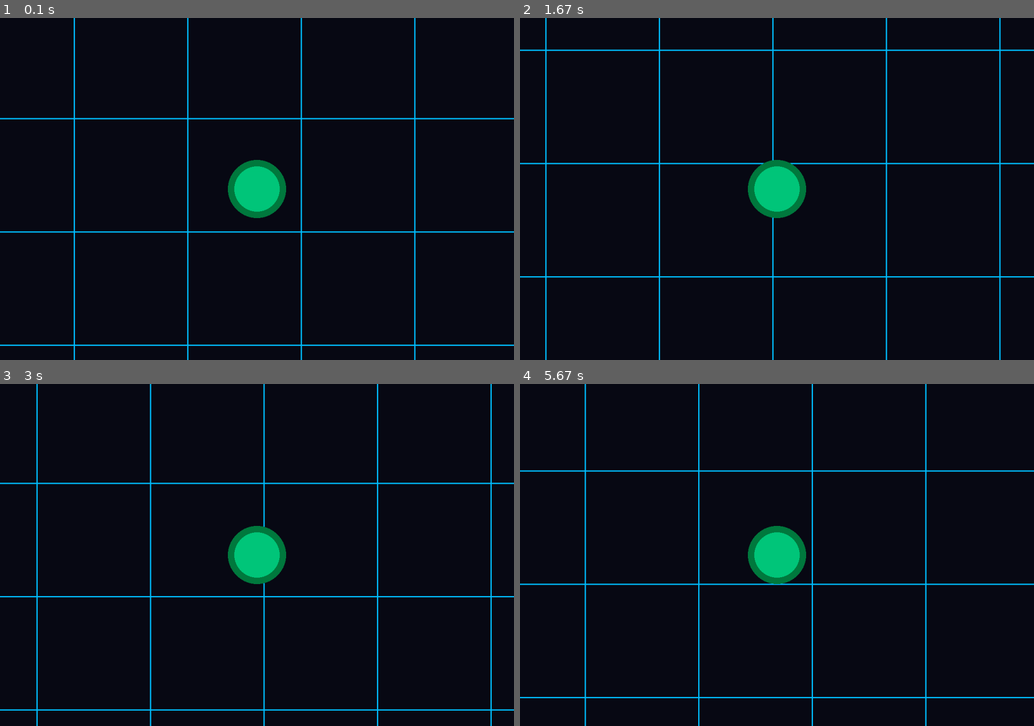
Above: before the commit, frames 1-4 (two rows, left to right).
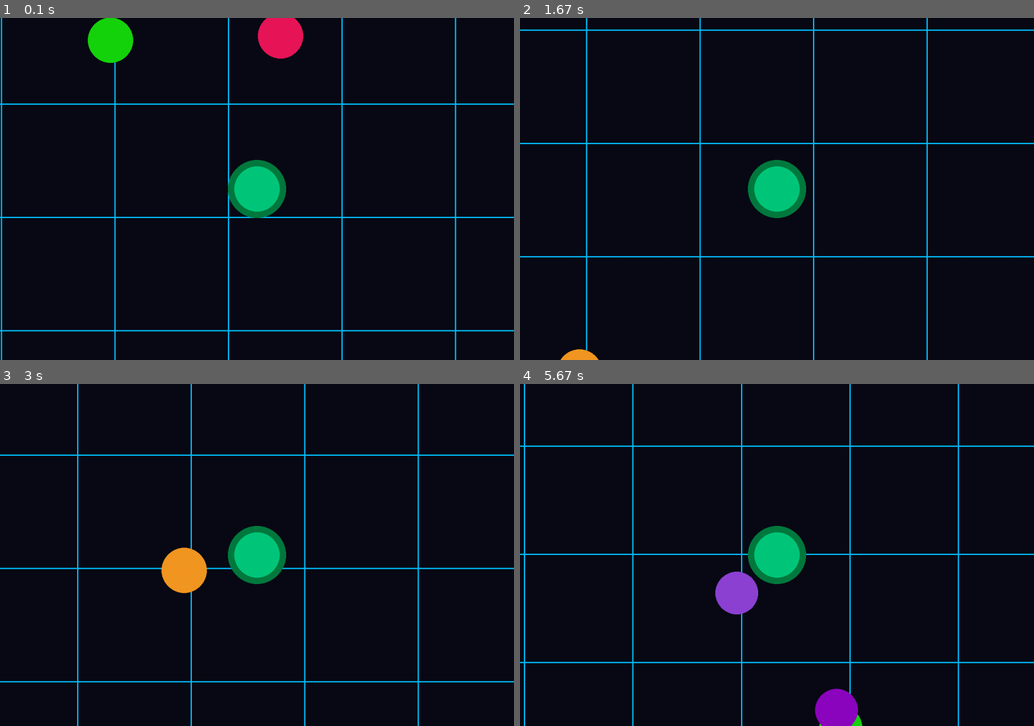
Above: after the commit, the same moments.

Repository: bygaga993/pygame_project
Game: pygame game, started from main.py
Same seed, same stepped clock (60 frames per second), same inputs: the game is played once before the commit and once after it.
Inputs (mouse positions are in pixels of both pictures, inside the frame that each line leads up to):
- Up to frame 1 (0.1 s): no input
- Up to frame 2 (1.67 s): click (777, 189) at 0.38 s; click (828, 264) at 0.72 s; click (967, 308) at 1.05 s; click (653, 120) at 1.38 s
- Up to frame 3 (3 s): click (257, 596) at 1.72 s; click (185, 483) at 2.05 s; click (436, 643) at 2.38 s; click (87, 589) at 2.72 s
- Up to frame 4 (5.67 s): click (627, 486) at 3.05 s; click (653, 616) at 3.38 s; click (962, 633) at 3.72 s; click (884, 510) at 4.05 s; click (617, 575) at 4.38 s; click (807, 650) at 4.72 s; click (869, 667) at 5.05 s; click (679, 637) at 5.38 s

The runs differ from the first frame. In frame 1, 7.6% of the frame differs, in the area x 0-100%, y 0-100%; in frame 2, 6.0%; in frame 3, 6.6%; in frame 4, 7.3%.

Commit message:
add class cell

Diff:
--- a/main.py
+++ b/main.py
@@ -3,8 +3,8 @@
 import random as rnd
 
 WIDTH, HEIGHT = 1200, 800  # Размеры игрового окна
-WIDTH_ZONE, HEIGHT_ZONE = 1200, 800  # Размеры игрового поля
-FPS = 60  # Количествo кадров в секунду
+WIDTH_ZONE, HEIGHT_ZONE = 3000, 3000  # Размеры игрового поля
+FPS = 60  # Количество кадров в секунду
 
 # Инициализирование pygame
 pygame.init()
@@ -13,6 +13,11 @@
 pygame.display.set_caption("My Game")
 clock = pygame.time.Clock()
 
+# Шрифт текста
+type_font = 'Verdana.ttf'
+font = pygame.font.SysFont(type_font, 24, True)
+big_font = pygame.font.SysFont(type_font, 28, True)
+
 
 class Painter:
     # Класс, который объединяет все объекты и отрисовывает их
@@ -39,15 +44,26 @@
         self.is_running = False
         self.pause_menu = False
 
+    @classmethod
+    def get_distance(cls, bac1, bac2):
+        # Возвращает дистанцию между двумя точками
+        dist_x = abs(bac1[0] - bac2[0])
+        dist_y = abs(bac1[1] - bac2[1])
+        return (dist_x ** 2 + dist_y ** 2) ** 0.5
+
+    @classmethod
+    def drawtext(cls, message, pos, color=(255, 255, 255)):
+        # Выводит текст заданного цвета
+        screen.blit(font.render(message, True, color), pos)
+
     def start(self):
         # Запускает игру
-
-        global camera
+        global camera, game
         self.is_running = True
         painter = Painter()
         painter.add(grid)
+        painter.add(cells)
         painter.add(bacterium)
-
         while self.is_running:
             clock.tick(FPS)
             events = pygame.event.get()
@@ -63,7 +79,7 @@
                     quit()
 
             bacterium.move()
-
+            bacterium.collision_check(cells.cell_list)
             if camera is not None:
                 camera.update(bacterium)
 
@@ -133,6 +149,14 @@
         self.color = "#00c77b"
         self.outline_color = "#007a3f"
         self.poison = False
+
+    def collision_check(self, foods):
+        # Проверяет все клетки, если игрок может съесть клетку, то удаляет её и у клетки вызывает метод действия.
+        for food in foods:
+            if Game().get_distance([food.x, food.y], [self.x, self.y]) <= self.mass / 2:
+                food(self)
+                foods.remove(food)
+                cells.new_cell(rnd.choice([1, 0, 1]))
 
     def move(self):
         # Движение игрока
@@ -171,9 +195,65 @@
         pygame.draw.circle(self.surface, self.color, center, int(self.mass / 2 * zoom))
 
 
+class CellList(CanPaint):
+    # Класс группы всех клеток
+
+    def __init__(self, surface, cam, num):
+        super().__init__(surface, cam)
+        self.cell_list = []
+        for _ in range(num):
+            cell = Cell(self.surface, self.camera)
+            self.cell_list.append(cell)
+
+    def new_cell(self, num=1):
+        # Добавляет новую клетку
+        for _ in range(num):
+            self.cell_list.append(Cell(self.surface, self.camera))
+
+    def draw(self):
+        # Рисует все клетки
+        for cell in self.cell_list:
+            cell.draw()
+
+
+class Cell(CanPaint):
+    # Класс обычной клетки без функции
+
+    def __init__(self, surface, cam):
+        super().__init__(surface, cam)
+        self.mass = 10
+        self.x, self.y = rnd.randint(11, WIDTH_ZONE - 11), rnd.randint(11, WIDTH_ZONE - 11)
+        colors_cells = [
+            [242, 242, 101],
+            [141, 6, 191],
+            [141, 66, 212],
+            [232, 22, 88],
+            [242, 232, 33],
+            [212, 55, 121],
+            [22, 212, 11],
+            [22, 232, 55],
+            [202, 101, 252],
+            [242, 151, 33]
+        ]
+        self.color = rnd.choice(colors_cells)
+        self.do = rnd.choice([1, 2, 3])
+
+    def draw(self):
+        # Рисует клетку на поле
+        zoom = self.camera.zoom
+        x, y = self.camera.x, self.camera.y
+        place_spawn = (int(self.x * zoom + x), int(self.y * zoom + y))
+        pygame.draw.circle(self.surface, self.color, place_spawn, int(self.mass * zoom))
+
+    def __call__(self, player: Player):
+        # Увеличивает массу на 1
+        bacterium.mass += 1
+
+
 if __name__ == '__main__':
     camera = Camera()
     grid = Grid(screen, camera)
+    cells = CellList(screen, camera, 700)
     bacterium = Player(screen, camera)
     game = Game()
     game.start()
